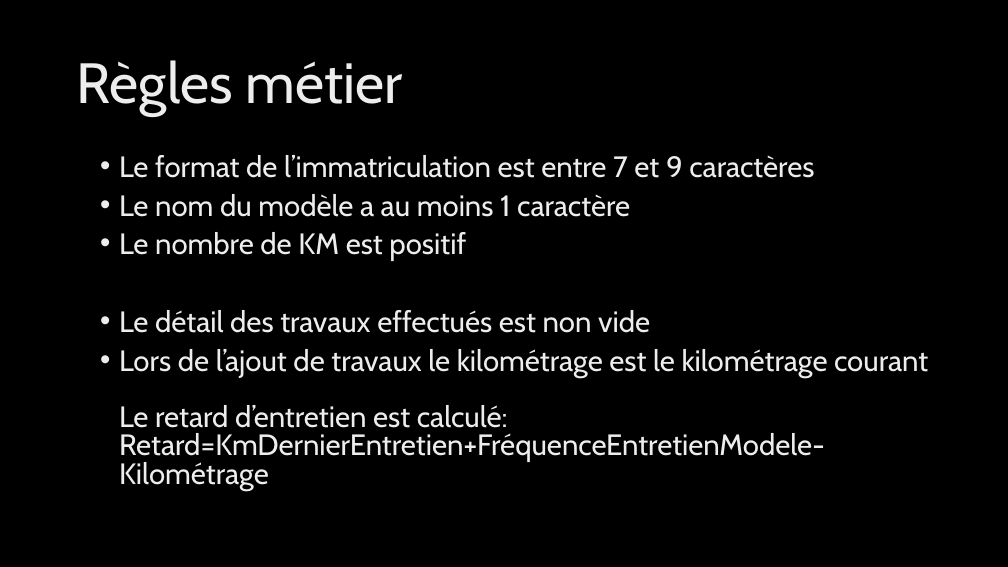
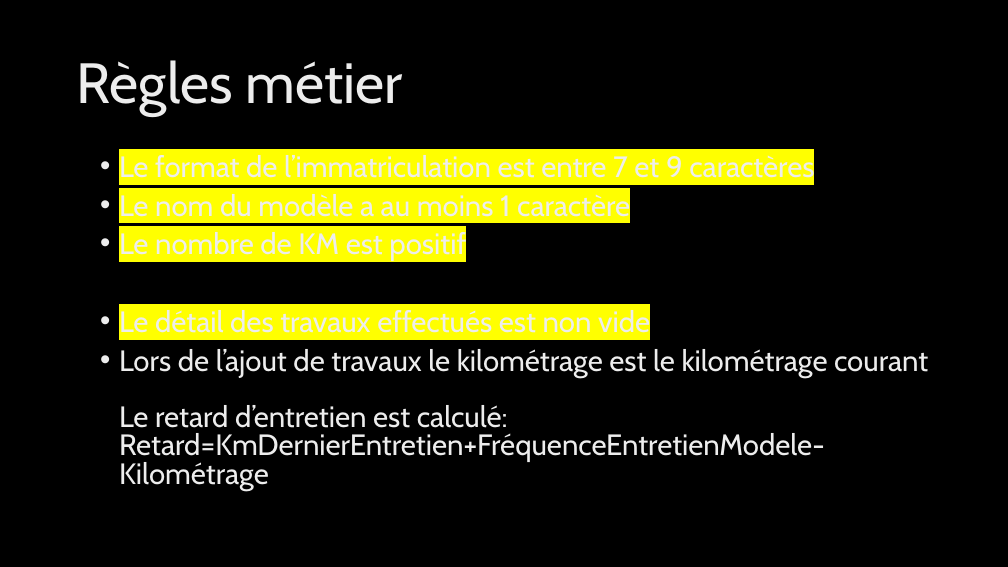
Before and after one commit to ArthurLashermes/CarManager, a slide deck: slide 10 of M1_proj.pptx. Drawn at 1008x567 pixels with LibreOffice and Linux fonts; fonts in the diff are those of the drawing; background and template pictures are left out. Boxes give left, top, right and bottom in pixels: in the first picture for what was removed or moved away, otherwise in the second. Text is boxed around its words. In the diff, an @@ line names an element or a change of style, - is before the commit and + after.

```diff
--- a/M1_proj.pptx
+++ b/M1_proj.pptx
@@ text at [119,155,814,333]: highlight none to #FFFF00 in "Le format de l’immatriculation est entre 7 ...", "Le nom du modèle a au moins ...", "Le nombre de KM est positif", "Le détail des travaux effectués est non ..." @@
```
Also in this commit, not shown: 1 other slide changed, 6 other files.
